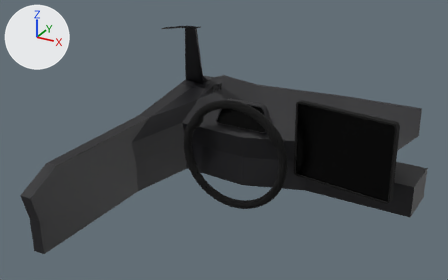
A saved change to the glTF model Resources/Cabin.glb.
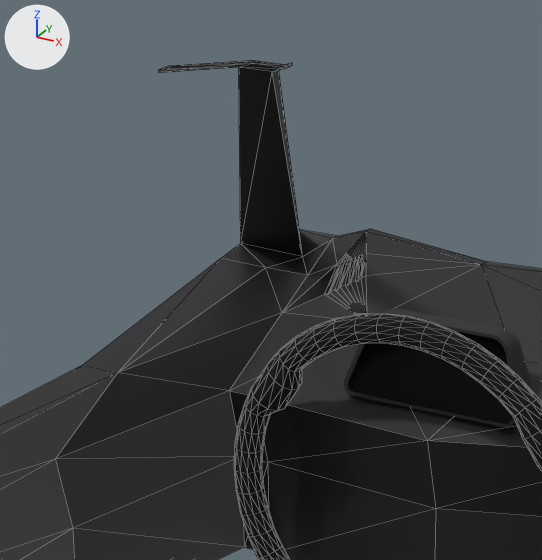
Old and new are each drawn whole from a camera (50 mm lens) standing at (9.77, -19.77, 7.64) and looking at (0.77, -3.4, -0.55) and again close up on the part from 26% to 61% of the width and 3% to 62% of the height. The lights are fixed; the arrows at upper left show +X, +Y and +Z. The close-ups show mesh edges as thin lines. Where no turn or scale is listed for an object, it has been applied to the vertices. Vertices at the same position are counted once.
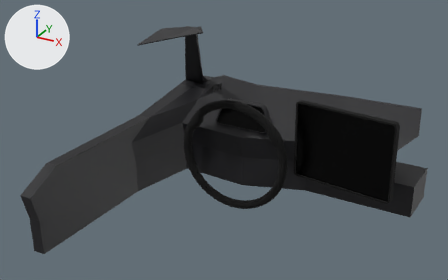
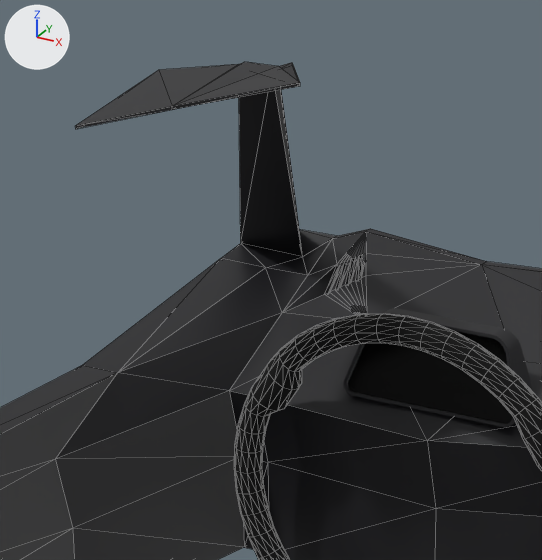
Where the change shows, as pixel boxes [x1, y1, x2, y2] in the close-ups (542 x 560 px; the box of a moved part takes in the faces that stretch with it):
'Cube', reshaped: before [0, 60, 542, 560]; after [0, 62, 542, 560]
part 1 of me_cube_001, moved or reshaped: before [159, 60, 292, 73]; after [75, 62, 300, 129]

What the commit changed:
me_cube_001 has 125 vertices, 247 faces and spans x -3.65..6.6, y -8.31..1.83, z -2.52..3.66.
me_cube_001 is used by ob_cube; location (-0.12, 0.0, -1.07).
Part 1, on me_cube_001:
Vertex 110 of me_cube_001 moves from (-2.11, -2.19, 3.63) at pixel (169, 69) to (-2.41, -3.42, 3.25) at pixel (75, 129).
Vertex 111 of me_cube_001 moves from (-2.11, -2.19, 3.66) at pixel (169, 65) to (-2.41, -3.42, 3.29) at pixel (75, 125).
Vertex 114 of me_cube_001 moves from (-1.1, -1.59, 3.63) at pixel (286, 68) to (-0.51, -2.3, 3.67) at pixel (300, 86).
Vertex 116 of me_cube_001 moves from (-1.51, -1.59, 3.63) at pixel (251, 63) to (-1.32, -3.33, 3.57) at pixel (172, 109).
Vertex 117 of me_cube_001 moves from (-1.1, -1.59, 3.66) at pixel (285, 64) to (-0.51, -2.3, 3.7) at pixel (300, 82).
Vertex 119 of me_cube_001 moves from (-1.51, -1.59, 3.66) at pixel (251, 60) to (-1.32, -3.33, 3.6) at pixel (172, 106).
